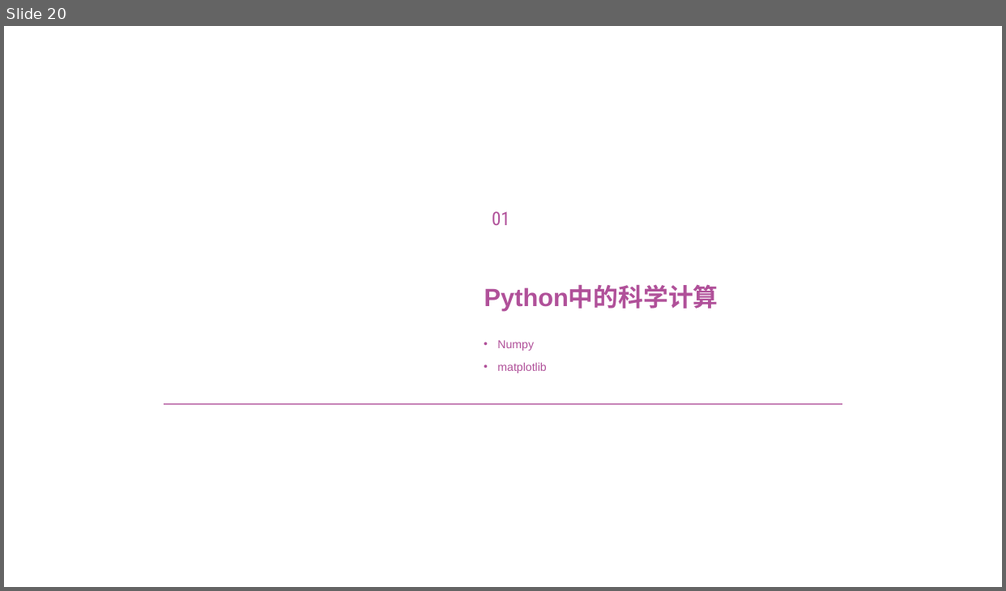
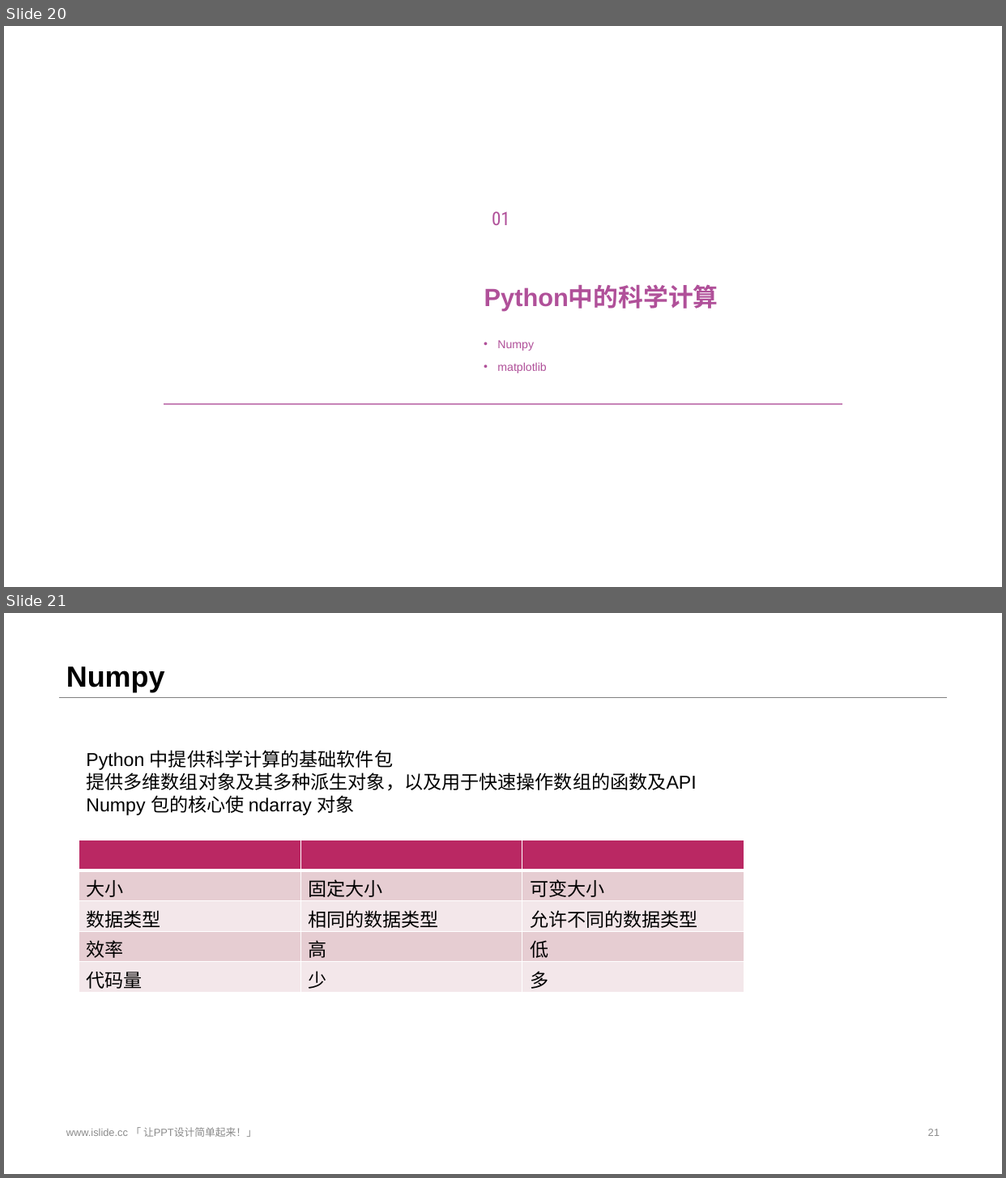
Before and after one commit to streamer-AP/HRT19D-detection, a slide deck: PPT/感知组寒假培训-day1.pptx. Shown one above the other, each under a label of ours: slide 20 before the commit, slides 20 and 21 after it. The pictures are 1006x591 and 1006x1178 pixels, drawn with LibreOffice and Linux fonts; fonts in the diff are those of the drawing; background and template pictures are left out. Boxes give left, top, right and bottom in pixels: in the first picture for what was removed or moved away, otherwise in the second. Text is boxed around its words. In the diff, an @@ line names an element or a change of style, - is before the commit and + after.

```diff
--- a/PPT/感知组寒假培训-day1.pptx
+++ b/PPT/感知组寒假培训-day1.pptx
@@ slide 21 added at [4, 613, 1002, 1174], background #FFFFFF @@
@@ title added at [66, 666, 165, 692], 28 pt, text #000000, bold @@
+Numpy
@@ line added from (58, 697) to (948, 697), #808080 0.25 pt @@
@@ text added at [86, 750, 696, 815], 18 pt, text #000000 @@
+Python 中提供科学计算的基础软件包
+提供多维数组对象及其多种派生对象，以及用于快速操作数组的函数及API
+Numpy 包的核心使 ndarray 对象
@@ table added at [79, 841, 744, 993], 5 rows, 3 columns @@
+ |  | 
+大小 | 固定大小 | 可变大小
+数据类型 | 相同的数据类型 | 允许不同的数据类型
+效率 | 高 | 低
+代码量 | 少 | 多
@@ text added at [66, 1127, 257, 1137], 10 pt, text #8C8C8C @@
+www.islide.cc 「 让PPT设计简单起来！」
@@ page number added at [928, 1129, 940, 1136], 10 pt, text #8C8C8C @@
+21
```
Also in this commit, not shown: 3 slides changed, 5 other slides added, 19 other files.
